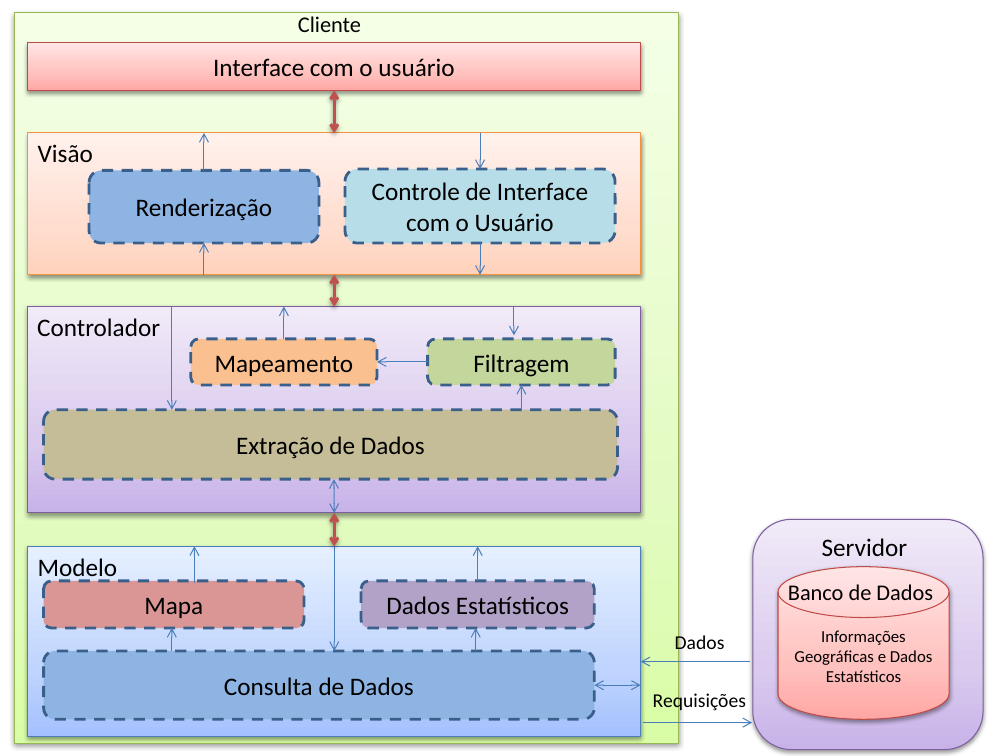
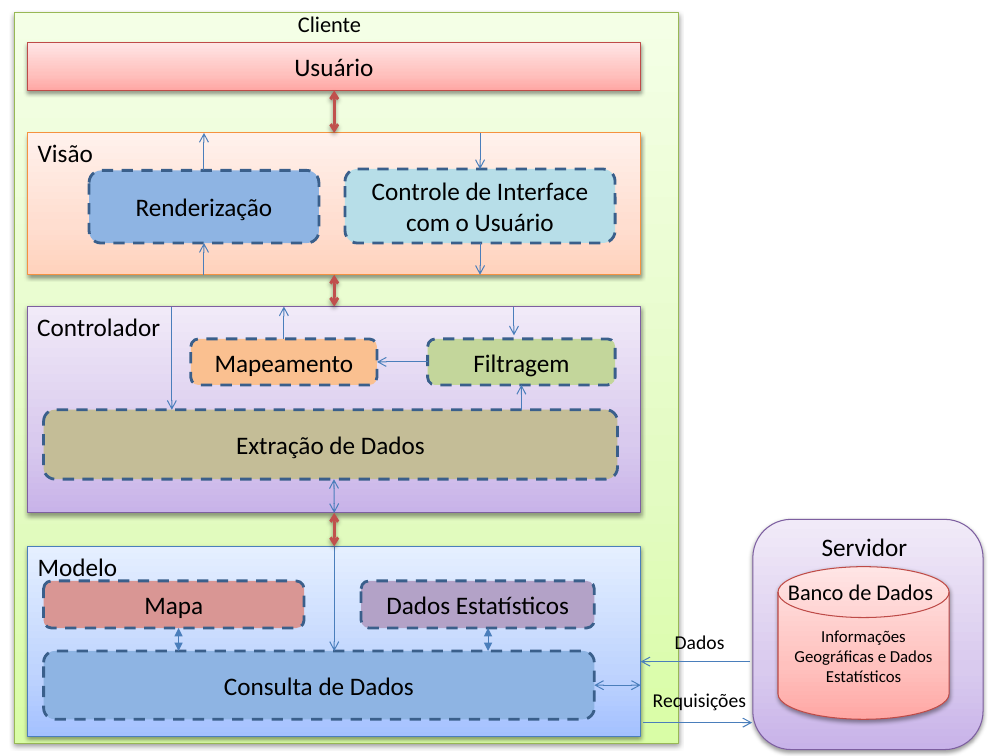
Before and after one commit to marcosbenaion/TCC, a slide deck: slide 4 of Figuras TCC/Arquitetura.pptx. Drawn at 1008x756 pixels with LibreOffice and Linux fonts; fonts in the diff are those of the drawing. Boxes give left, top, right and bottom in pixels: in the first picture for what was removed or moved away, otherwise in the second. Text is boxed around its words. In the diff, an @@ line names an element or a change of style, - is before the commit and + after.

```diff
--- a/Figuras TCC/Arquitetura.pptx
+++ b/Figuras TCC/Arquitetura.pptx
@@ text in rectangle at [294,58,373,77]: text changed @@
-Interface com o usuário
+Usuário
@@ arrow removed from (195, 583) to (195, 546) @@
@@ arrow removed from (478, 581) to (478, 546) @@
@@ arrow moved from (171, 651) - (171, 628) to (178, 628) - (178, 651) @@
@@ arrow (178, 628) - (178, 651): arrow to double arrow @@
@@ arrow moved from (476, 651) - (476, 628) to (488, 628) - (488, 651) @@
@@ arrow (488, 628) - (488, 651): arrow to double arrow @@
```
Also in this commit, not shown: 1 other slide changed, 47 other files.
